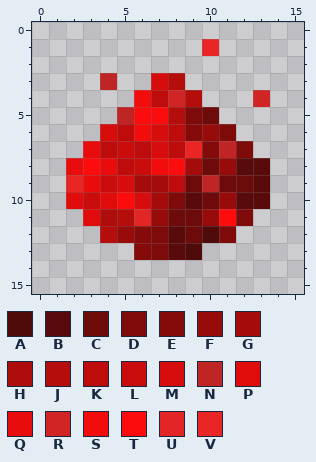
Pixel-art sprite, stored at textures/items/redstone.png. This is how it looked before the edit.
The file is 16x16 pixels. Colours within 5 levels of each other are drawn and written as one.
Palette (. is transparent): A #4f0a0a  B #590a0a  C #6d0a0a  D #7e0a0a  E #850b0b  F #970b0b  G #a40b0b  H #af0c0c  J #b50c0c  K #be0c0c  L #cb0c0c  M #d70d0d  N #bf2525  P #e00c0c  Q #e90c0c  R #d12525  S #f20c0c  T #fc0c0c  U #e42525  V #ea2525
The same view after the edit:
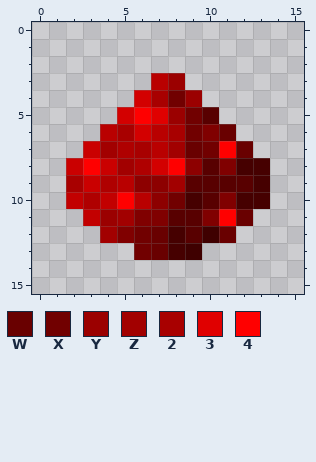
Colours new in this view: W #690000  X #710000  Y #9b0000  Z #a20000  2 #a80000  3 #e00000  4 #ff0000
What changed:
@@ palette @@
-A #4f0a0a
+A #3f0000
-B #590a0a
+B #460000
-C #6d0a0a
+C #580000
-F #970b0b
+F #800000
-G #a40b0b
+G #8d0000
-L #cb0c0c
+L #af0000
-M #d70d0d
+M #b90000
-P #e00c0c
+P #c20000
-Q #e90c0c
+Q #ca0000
-S #f20c0c
+S #d30000
@@ x 0..15 @@
  0 ................
- 1 ..........V.....
+ 1 ................
  2 ................
- 3 ....N..MJ.......
- 4 ......SKRJ...R..
- 5 .....NTTJDC.....
- 6 ....MKSMKEFD....
- 7 ...QKLKMKVEND...
- 8 ..QTQKLSTGCFBB..
- 9 ..VQLMGGKCNCCB..
-10 ..PLPTMGDBCFBB..
-11 ...PHJUFCCFTD...
-12 ....JFEDBCAD....
-13 ......EDBA......
+ 3 .......MY.......
+ 4 ......S2XY......
+ 5 .....S43YXC.....
+ 6 ....M2SM2XFW....
+ 7 ...QZL2MZWX4W...
+ 8 ..Q4QZLS4GCFBB..
+ 9 ..2QLMGGZCCCCB..
+10 ..PLP4MGXBCFBB..
+11 ...PYZFFCCF4W...
+12 ....ZFXWBCAW....
+13 ......XWBA......
 14 ................
